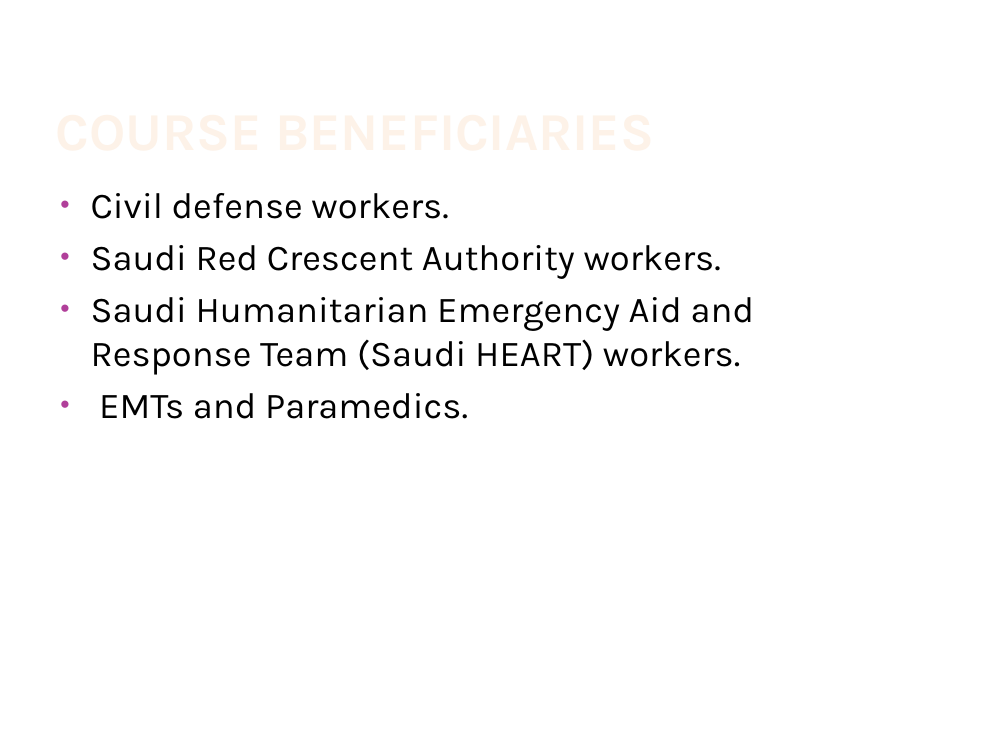
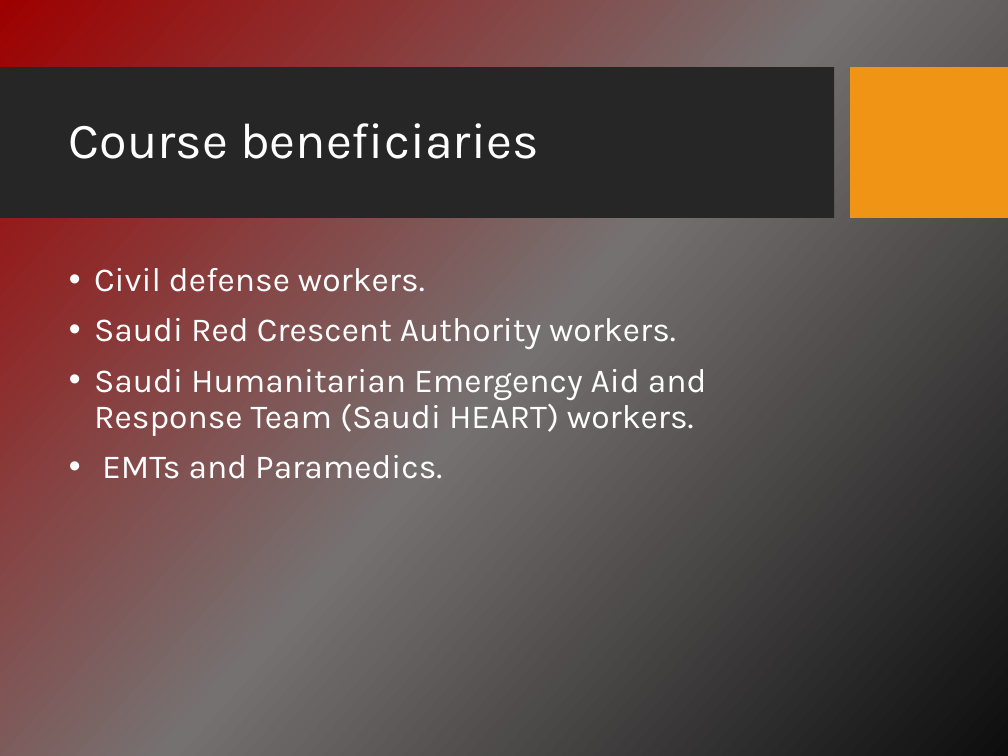
Before and after one commit to asmaalbarakati/Dayesda, a slide deck: slide 6 of Presentation.pptx. Drawn at 1008x756 pixels with LibreOffice and Linux fonts; fonts in the diff are those of the drawing; background and template pictures are left out. Boxes give left, top, right and bottom in pixels: in the first picture for what was removed or moved away, otherwise in the second. Text is boxed around its words. In the diff, an @@ line names an element or a change of style, - is before the commit and + after.

```diff
--- a/Presentation.pptx
+++ b/Presentation.pptx
@@ background #FFFFFF to picture (left out) @@
@@ rectangle added at (x1=0, y1=68, x2=835, y2=219), fill #262626 @@
@@ title "Course beneficiaries" at (x1=69, y1=123, x2=538, y2=159): vertical alignment bottom to middle @@
@@ rectangle added at (x1=850, y1=68, x2=1008, y2=219), fill #F09415 @@
@@ title at (x1=69, y1=123, x2=538, y2=159): text changed; size 38 to 36 pt; text colour gradient #FEF7F1 to #FEF3E8 to #FBCF9C to #F9B94C to #FFFFFF; bold off @@
-COURSE BENEFICIARIES
+Course beneficiaries
@@ text "Civil defense workers." moved from (x1=91, y1=193, x2=755, y2=419) to (x1=94, y1=268, x2=707, y2=479) @@
@@ text "Civil defense workers." at (x1=94, y1=268, x2=707, y2=479): size 26 to 24 pt, text colour #000000 to #FFFFFF; indent changed; line spacing 1 to 0.9; more space between paragraphs @@
```
Also in this commit, not shown: 20 other slides changed, 2 slides added, 2 slides removed, 1 other file.
